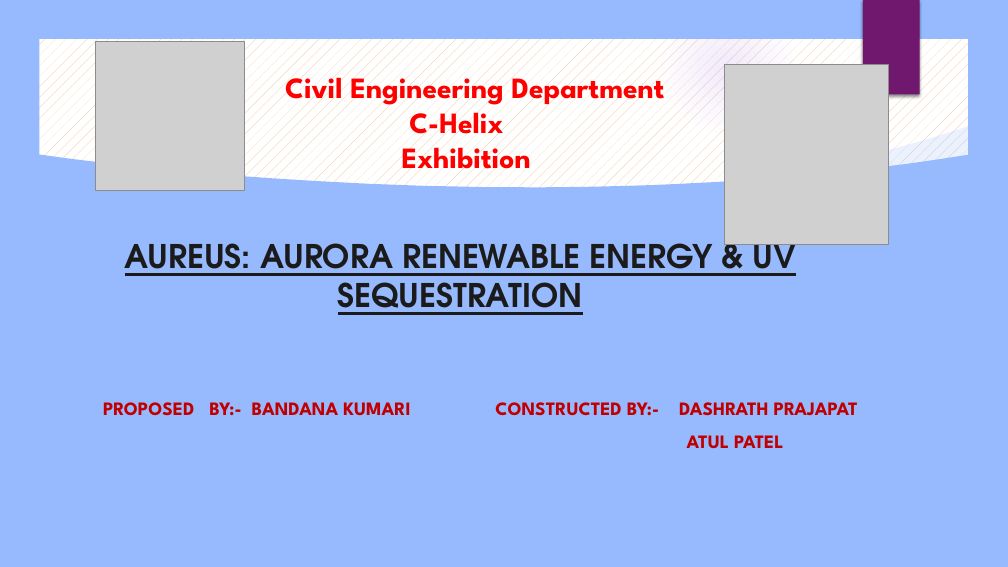
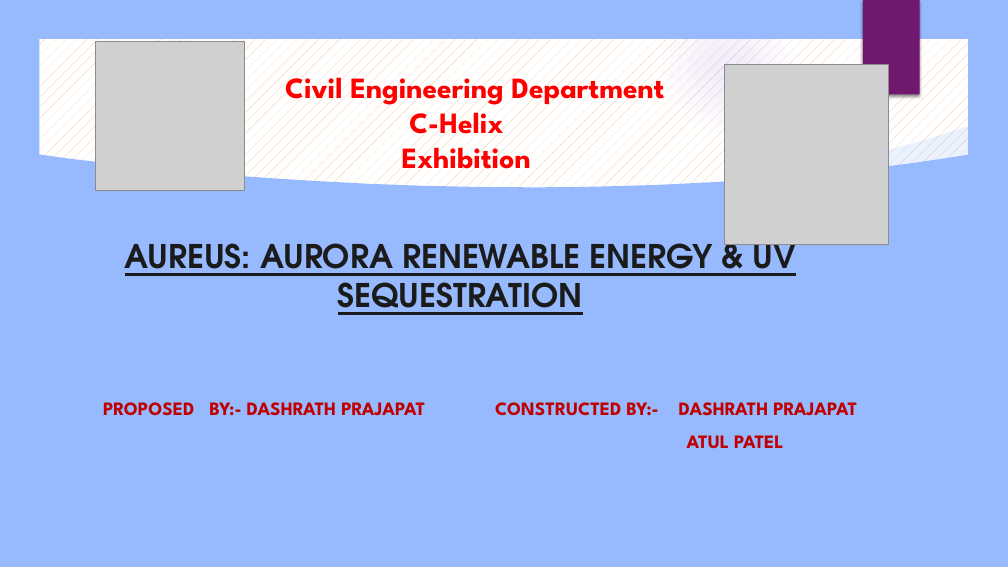
Before and after one commit to Mrdrath/AUREUS, a slide deck: slide 1 of AUREUS PROJECT.pptx. Drawn at 1008x567 pixels with LibreOffice and Linux fonts; fonts in the diff are those of the drawing; grey boxes stand for pictures; background and template pictures are left out. Boxes give left, top, right and bottom in pixels: in the first picture for what was removed or moved away, otherwise in the second. Text is boxed around its words. In the diff, an @@ line names an element or a change of style, - is before the commit and + after.

```diff
--- a/AUREUS PROJECT.pptx
+++ b/AUREUS PROJECT.pptx
@@ subtitle at (103, 402, 857, 416): text changed @@
-PROPOSED BY:- BANDANA KUMARI CONSTRUCTED BY:- DASHRATH PRAJAPAT
+PROPOSED BY:- DASHRATH PRAJAPAT CONSTRUCTED BY:- DASHRATH PRAJAPAT
```
Also in this commit, not shown: 2 other files.
